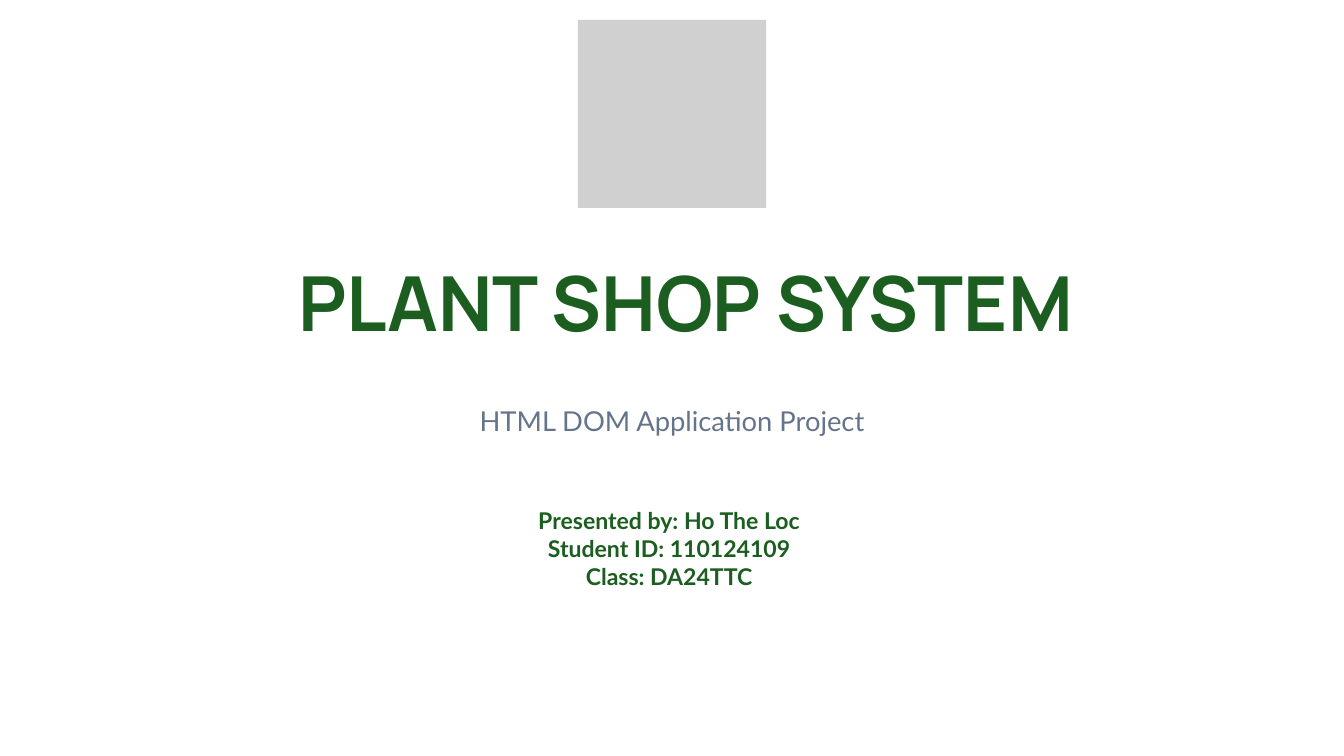
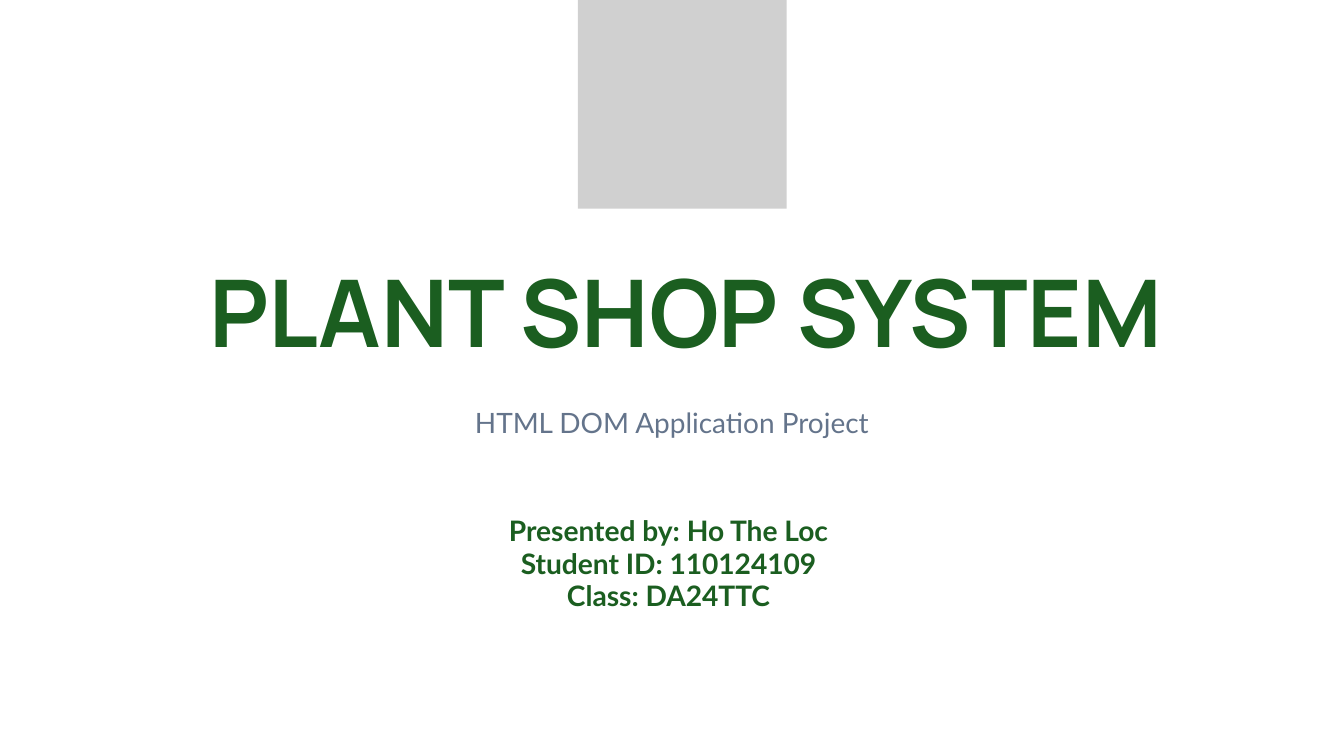
Before and after one commit to holoc2021tv/110124109, a slide deck: slide 1 of thuyettrinh.pptx. Drawn at 1344x756 pixels with LibreOffice and Linux fonts; fonts in the diff are those of the drawing; grey boxes stand for pictures; background and template pictures are left out. Boxes give left, top, right and bottom in pixels: in the first picture for what was removed or moved away, otherwise in the second. Text is boxed around its words. In the diff, an @@ line names an element or a change of style, - is before the commit and + after.

```diff
--- a/thuyettrinh.pptx
+++ b/thuyettrinh.pptx
@@ picture: place and size @@
-picture at box(578, 20, 766, 208)
+picture at box(578, 0, 787, 209)
@@ text "PLANT SHOP SYSTEM" at box(209, 278, 1162, 349): size 81.3 to 100 pt; line spacing 107.3pt to 132pt @@
@@ text "HTML DOM Application Project" at box(475, 412, 869, 438): size 29.2 to 30 pt; line spacing 56.2pt to 57.6pt @@
@@ text "Presented by: Ho The Loc": place and size @@
-text "Presented by: Ho The Loc" at box(538, 512, 800, 533)
+text "Presented by: Ho The Loc" at box(509, 520, 828, 546)
@@ text "Student ID: 110124109": place and size @@
-text "Student ID: 110124109" at box(548, 540, 790, 557)
+text "Student ID: 110124109" at box(521, 553, 817, 575)
@@ size 24.8 to 30.1 pt; line spacing 29.7pt to 36.2pt in 3 elements at box(509, 520, 828, 546), box(521, 553, 817, 575), box(567, 585, 771, 607) @@
@@ text "Class: DA24TTC": place and size @@
-text "Class: DA24TTC" at box(586, 568, 752, 585)
+text "Class: DA24TTC" at box(567, 585, 771, 607)
```
Also in this commit, not shown: 8 other slides changed, 1 slide added, 1 slide removed.
